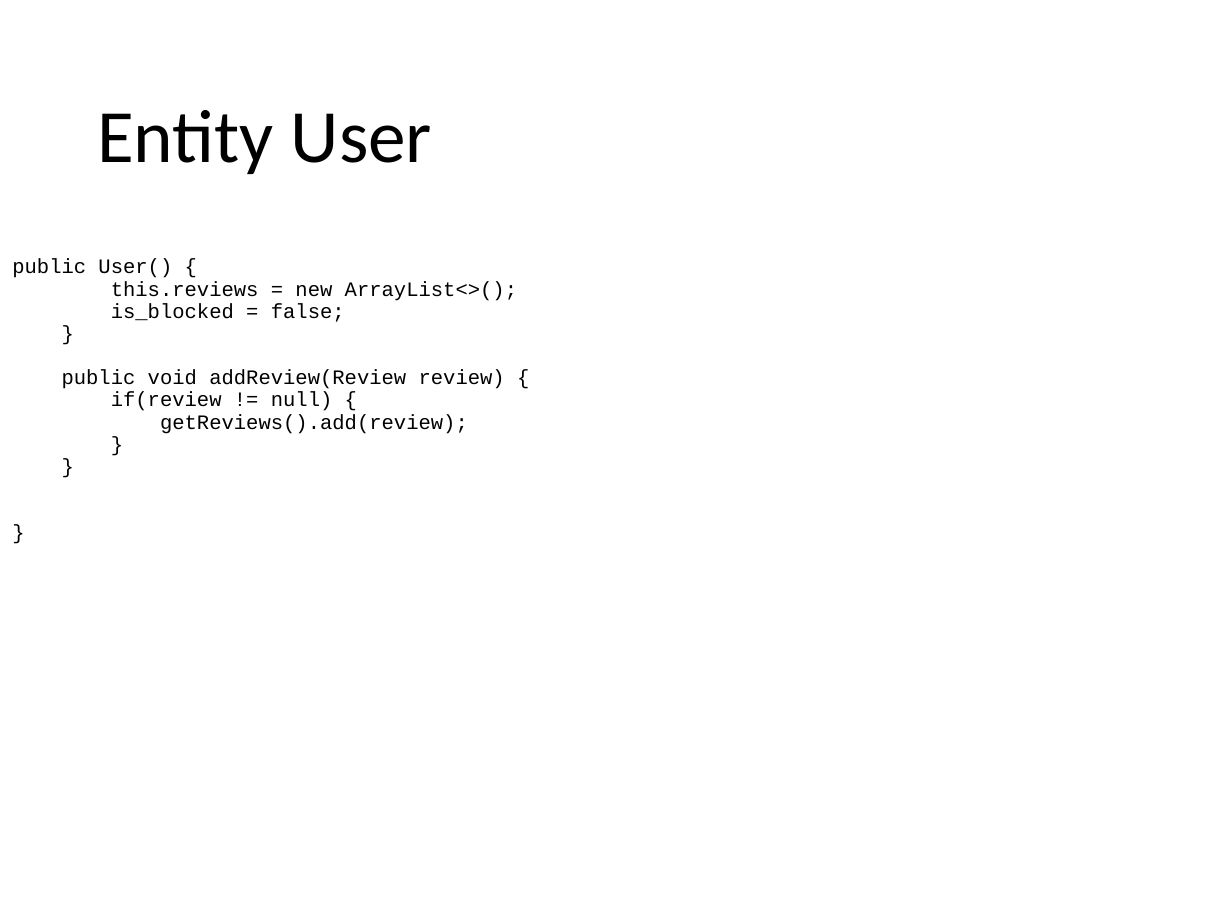
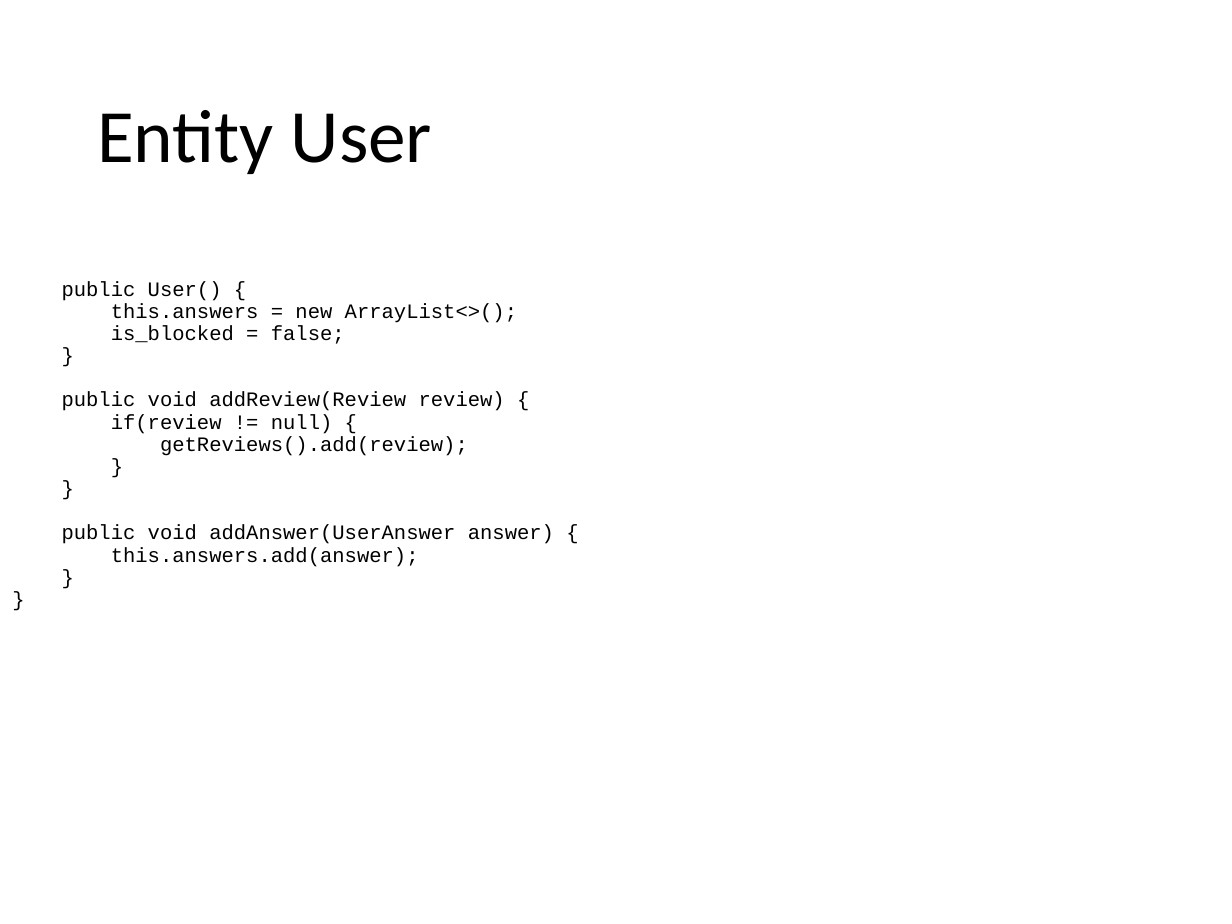
Before and after one commit to catonzio/DB2project, a slide deck: slide 15 of DB2project.pptx (slide 19 before the commit). Drawn at 1232x924 pixels with LibreOffice and Linux fonts; fonts in the diff are those of the drawing. Boxes give left, top, right and bottom in pixels: in the first picture for what was removed or moved away, otherwise in the second. Text is boxed around its words. In the diff, an @@ line names an element or a change of style, - is before the commit and + after.

```diff
--- a/DB2project.pptx
+++ b/DB2project.pptx
@@ text at <box>62,281,554,567</box>: text changed @@
-public User() {
-this.reviews = new ArrayList<>();
-is_blocked = false;
-}
-public void addReview(Review review) {
-if(review != null) {
-getReviews().add(review);
-}
-}
-}
+public User() {
+this.answers = new ArrayList<>();
+is_blocked = false;
+}
+public void addReview(Review review) {
+if(review != null) {
+getReviews().add(review);
+}
+}
+public void addAnswer(UserAnswer answer) {
+this.answers.add(answer);
+}
+}
```
Also in this commit, not shown: 12 other slides changed, 4 slides added, 11 slides removed, 14 other files.
